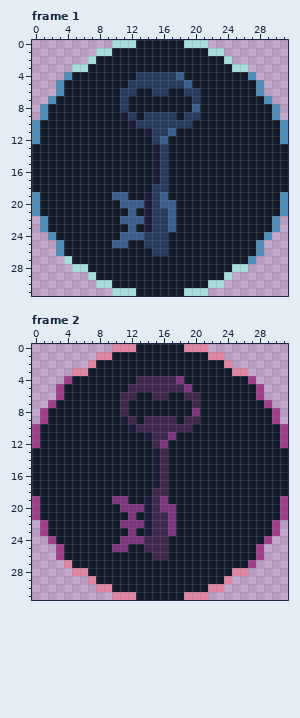
Pixel-art file: ArcadePrototype/Assets/Art/Main/Colectables/OpenDoorKeys.aseprite. The picture above was drawn from the file before the commit.
32x32 pixels, 2 frames. Shown: frame 1, frame 2.
After:
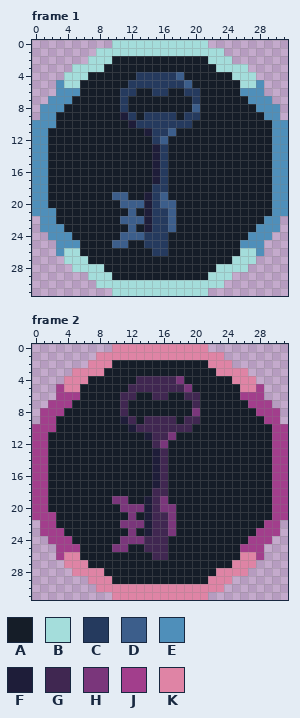
Palette (. is transparent): A #151d28  B #a4dddb  C #253a5e  D #3c5e8b  E #4f8fba  F #1e1d39  G #402751  H #7a367b  J #a23e8c  K #df84a5
Edits made:
Changed rows in their new state; - is an unchanged pixel.
Frame 1, layer "Layer 1":
first column x 0:
 0 -------------BBBBBB-------------
 1 ----------BBBBBBBBBBBB----------
 2 --------BB------------BB--------
 3 -------BB--------------BB-------
 4 ----BBB------------------BBB----
 5 ----BB--------------------BB----
 6 ----EE--------------------EE----
 7 ---EE----------------------EE---
 8 --EE------------------------EE--
 9 --E--------------------------E--
10 -EE---------------------------E-
11 -E----------------------------E-
12 -E----------------------------E-
13 EE----------------------------EE
14 EE----------------------------EE
15 EE----------------------------EE
16 EE----------------------------EE
17 EE----------------------------EE
18 EE----------------------------EE
19 -E----------------------------E-
20 -E----------------------------E-
21 -EE---------------------------E-
22 --E--------------------------E--
23 --EE------------------------EE--
24 ---EE----------------------EE---
25 ----EE--------------------EE----
26 ----BB--------------------BB----
27 -----BB------------------BBB----
28 -------BB--------------BB-------
29 --------BB------------BB--------
30 ----------BBBBBBBBBBBB----------
31 -------------BBBBBB-------------
Frame 2, layer "Layer 1":
first column x 0:
 0 -------------KKKKKK-------------
 1 ----------KKKKKKKKKKKK----------
 2 --------KK------------KK--------
 3 -------KK--------------KK-------
 4 ----KKK------------------KKK----
 5 ----KK--------------------KK----
 6 ----JJ--------------------JJ----
 7 ---JJ----------------------JJ---
 8 --JJ------------------------JJ--
 9 --J--------------------------J--
10 -JJ---------------------------J-
11 -J----------------------------J-
12 -J----------------------------J-
13 JJ----------------------------JJ
14 JJ----------------------------JJ
15 JJ----------------------------JJ
16 JJ----------------------------JJ
17 JJ----------------------------JJ
18 JJ----------------------------JJ
19 -J----------------------------J-
20 -J----------------------------J-
21 -JJ---------------------------J-
22 --J--------------------------J--
23 --JJ------------------------JJ--
24 ---JJ----------------------JJ---
25 ----JJ--------------------JJ----
26 ----KK--------------------KK----
27 -----KK------------------KKK----
28 -------KK--------------KK-------
29 --------KK------------KK--------
30 ----------KKKKKKKKKKKK----------
31 -------------KKKKKK-------------
Boxes around the changes in both pictures, in picture pixels (x1, y1, x2, y2):
changed: (32, 40, 288, 296)
changed: (32, 344, 288, 600)
